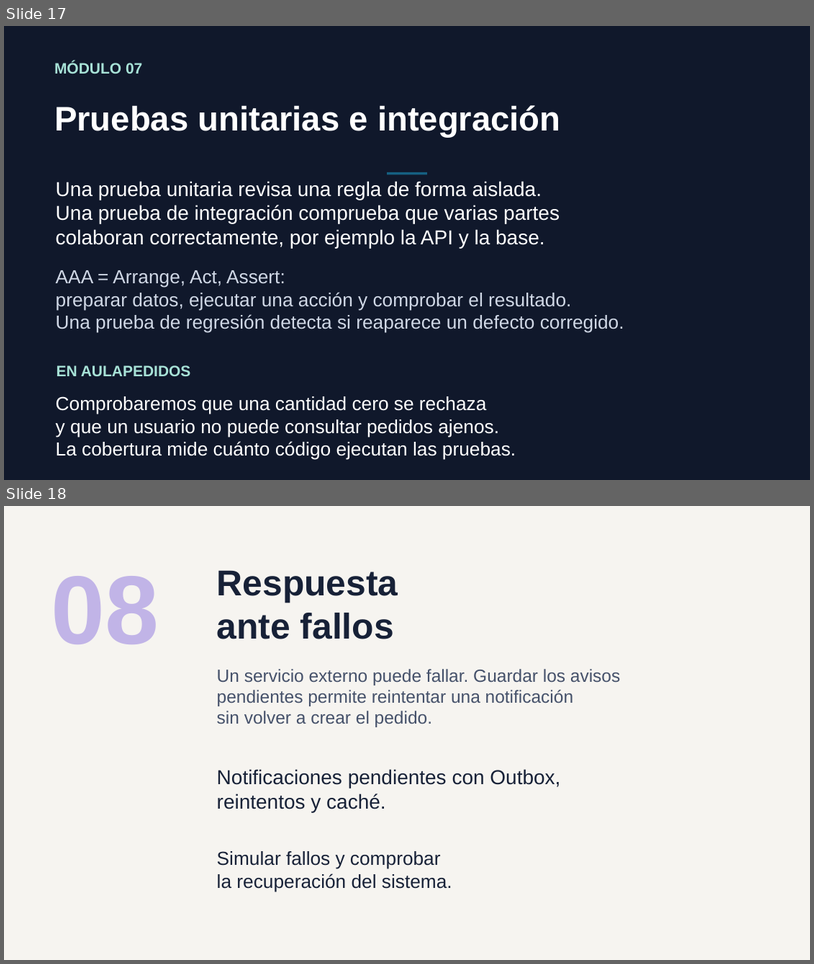
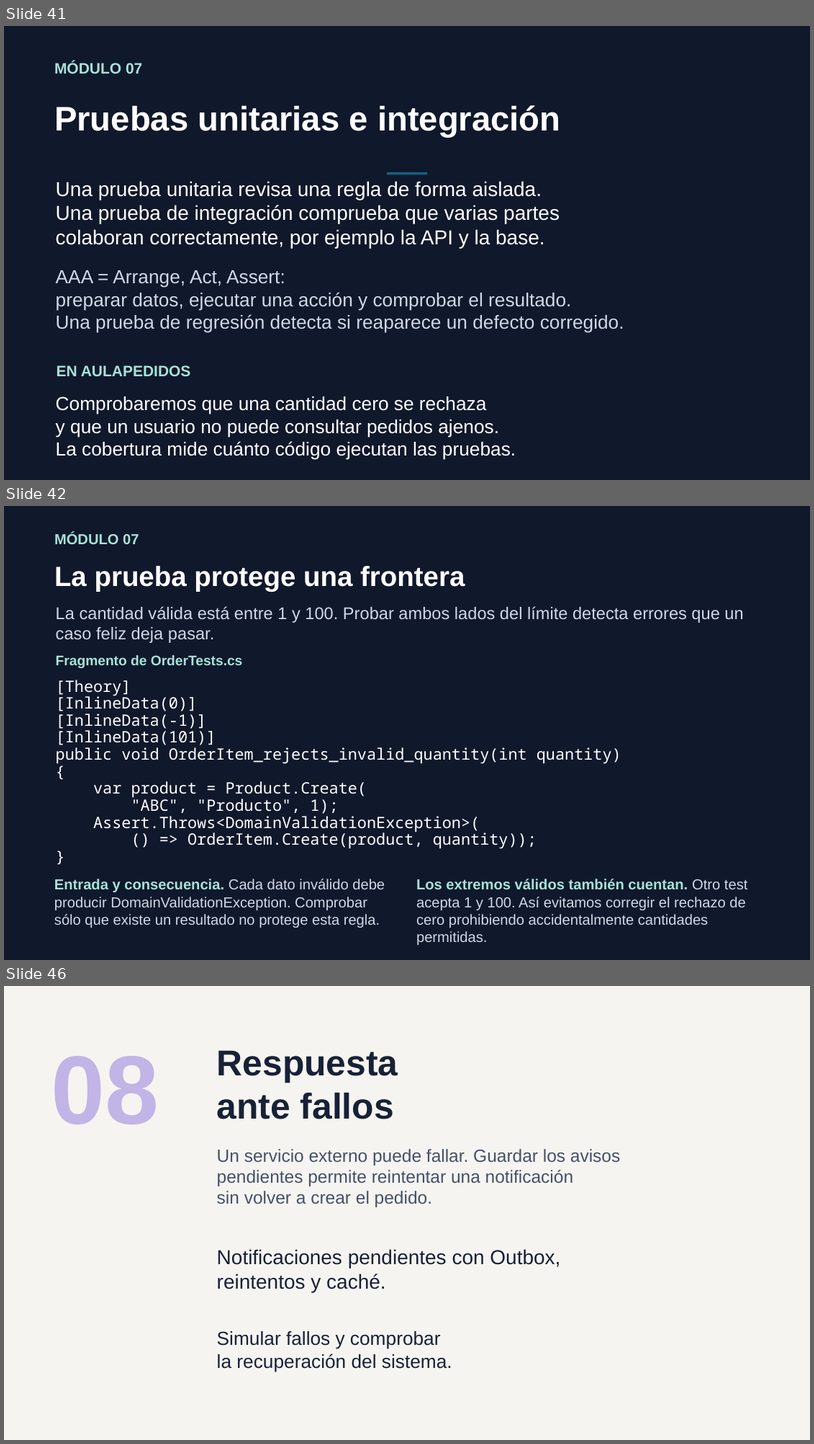
Before and after one commit to ychavez/CursoNETIA, a slide deck: instructor/clases/00-presentacion-alumnos.pptx. Shown one above the other, each under a label of ours: slides 17 and 18 before the commit, slides 41, 42 and 46 after it; the slides between them are not shown. The pictures are 814x964 and 814x1444 pixels, drawn with LibreOffice and Linux fonts; fonts in the diff are those of the drawing. Boxes give left, top, right and bottom in pixels: in the first picture for what was removed or moved away, otherwise in the second. Text is boxed around its words. In the diff, an @@ line names an element or a change of style, - is before the commit and + after.

```diff
--- a/instructor/clases/00-presentacion-alumnos.pptx
+++ b/instructor/clases/00-presentacion-alumnos.pptx
@@ slide 42 added at (4,506,810,960), background #10182B @@
@@ text added at (54,533,139,544), 17.2 pt, text #A7E2D7, bold @@
+MÓDULO 07
@@ text added at (54,566,465,591), 33 pt, text #FFFFFF, bold @@
+La prueba protege una frontera
@@ text added at (56,606,743,643), 20.2 pt, text #D0D8E6 @@
+La cantidad válida está entre 1 y 100. Probar ambos lados del límite detecta errores que un
+caso feliz deja pasar.
@@ text added at (56,655,243,668), 16.5 pt, text #A7E2D7, bold @@
+Fragmento de OrderTests.cs
@@ text added at (56,680,131,696), 18.8 pt, text #FFFFFF @@
+[Theory]
@@ text added at (56,694,198,711), 18.8 pt, text #FFFFFF @@
+[InlineData(0)]
@@ text added at (56,713,207,728), 18.8 pt, text #FFFFFF @@
+[InlineData(-1)]
@@ text added at (56,730,216,745), 18.8 pt, text #FFFFFF @@
+[InlineData(101)]
@@ text added at (55,762,759,782), 18.8 pt, text #FFFFFF @@
+{
@@ text added at (56,747,622,764), 18.8 pt, text #FFFFFF @@
+public void OrderItem_rejects_invalid_quantity(int quantity)
@@ text added at (93,781,368,798), 18.8 pt, text #FFFFFF @@
+var product = Product.Create(
@@ text added at (131,796,338,813), 18.8 pt, text #FFFFFF @@
+"ABC", "Producto", 1);
@@ text added at (93,816,480,832), 18.8 pt, text #FFFFFF @@
+Assert.Throws<DomainValidationException>(
@@ text added at (55,846,759,867), 18.8 pt, text #FFFFFF @@
+}
@@ text added at (188,830,537,849), 18.8 pt, text #FFFFFF @@
+() => OrderItem.Create(product, quantity));
@@ text added at (54,878,385,927), 17.2 pt, text #D0D8E6 @@
+Entrada y consecuencia. Cada dato inválido debe
+producir DomainValidationException. Comprobar
+sólo que existe un resultado no protege esta regla.
@@ text added at (417,878,748,944), 17.2 pt, text #D0D8E6 @@
+Los extremos válidos también cuentan. Otro test
+acepta 1 y 100. Así evitamos corregir el rechazo de
+cero prohibiendo accidentalmente cantidades
+permitidas.
@@ what was slide 17 is now slide 41 @@
@@ what was slide 18 is now slide 46 @@
```
Also in this commit, not shown: 39 other slides added, 3 other files.
